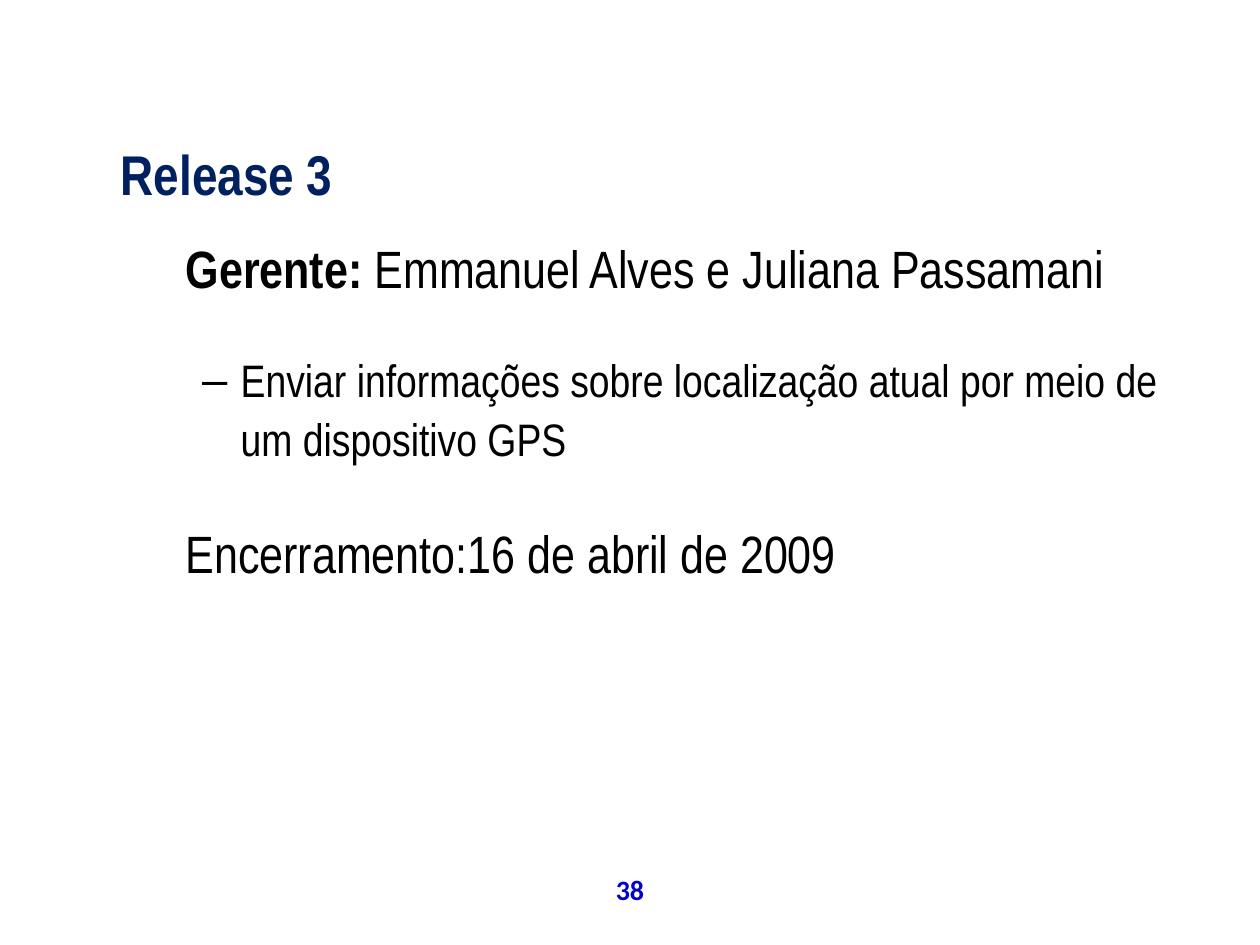
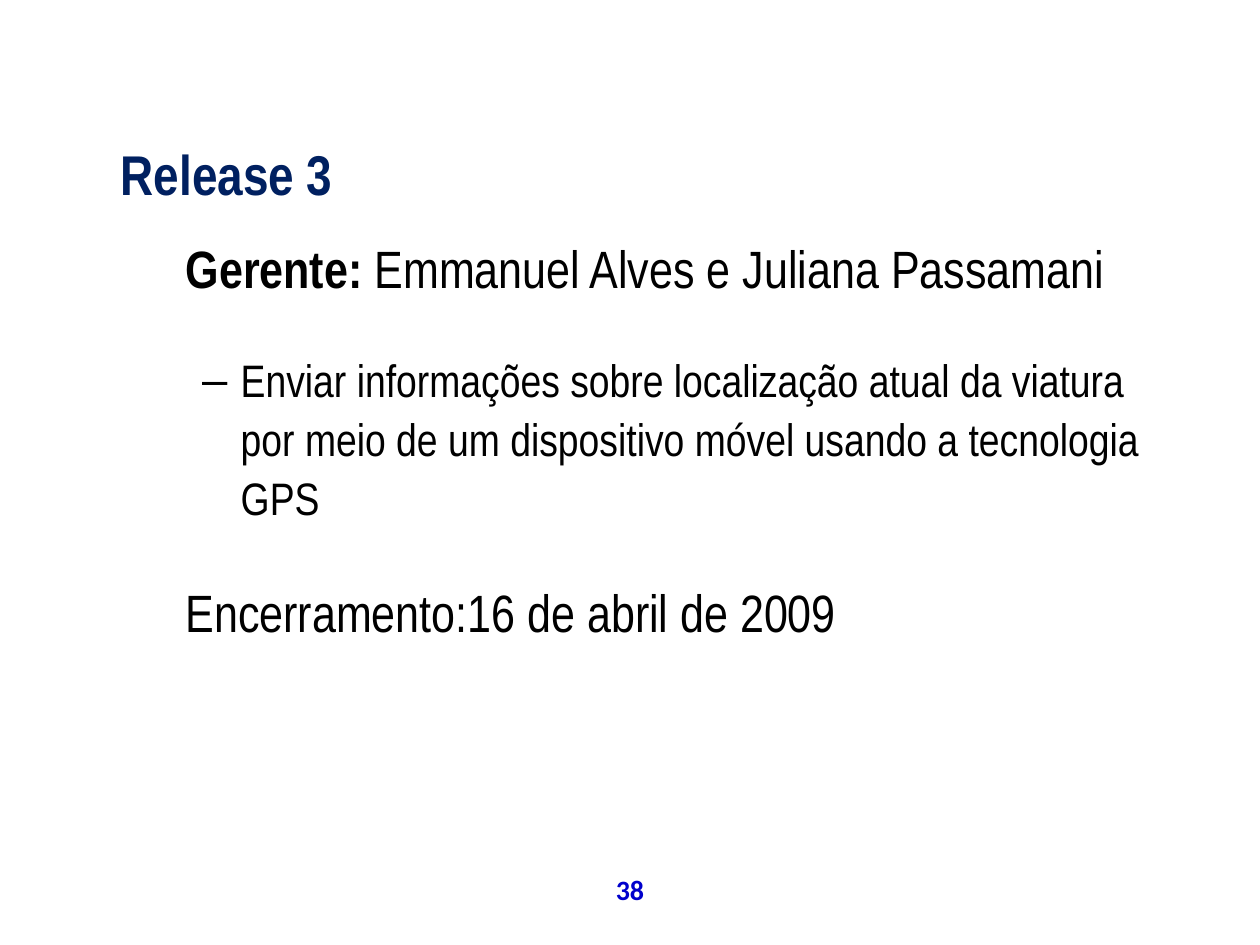
Before and after one commit to theoziran/sislodim, a slide deck: slide 38 of documentos/ProjetoPSA/Apresentação Final.ppt. Drawn at 1260x945 pixels with LibreOffice and Linux fonts; fonts in the diff are those of the drawing; background and template pictures are left out. Boxes give left, top, right and bottom in pixels: in the first picture for what was removed or moved away, otherwise in the second. Text is boxed around its words. In the diff, an @@ line names an element or a change of style, - is before the commit and + after.

```diff
--- a/documentos/ProjetoPSA/Apresentação Final.ppt
+++ b/documentos/ProjetoPSA/Apresentação Final.ppt
@@ text at (x1=241, y1=364, x2=1139, y2=516): text changed @@
-  – Enviar informações sobre localização atual por meio de um dispositivo GPS
+  – Enviar informações sobre localização atual da viatura por meio de um dispositivo móvel usando a tecnologia GPS
```
Also in this commit, not shown: 11 other slides changed, 1 slide added.
